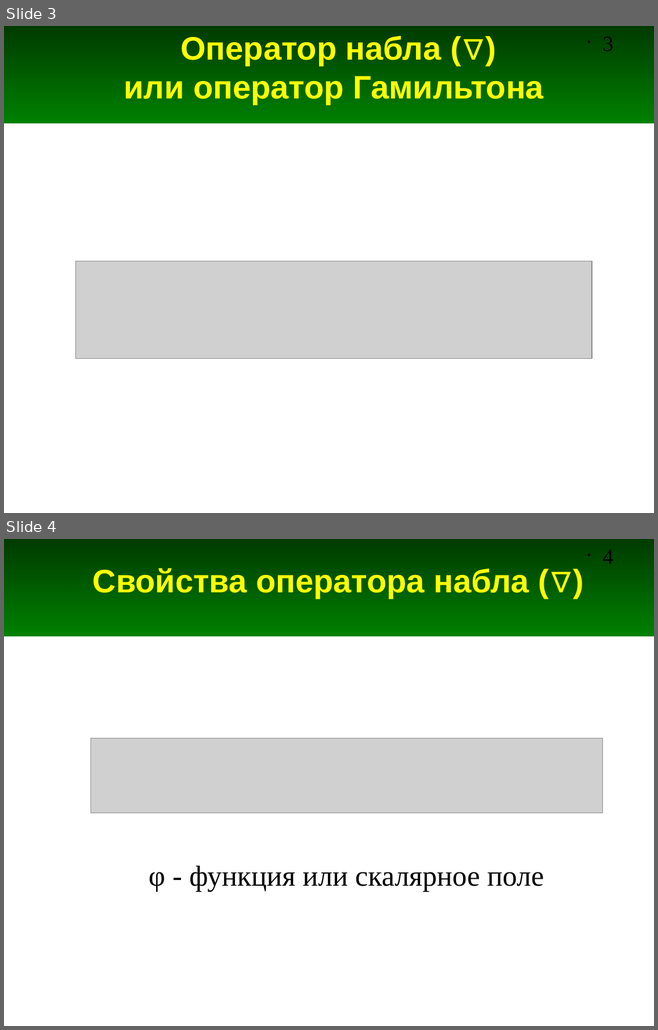
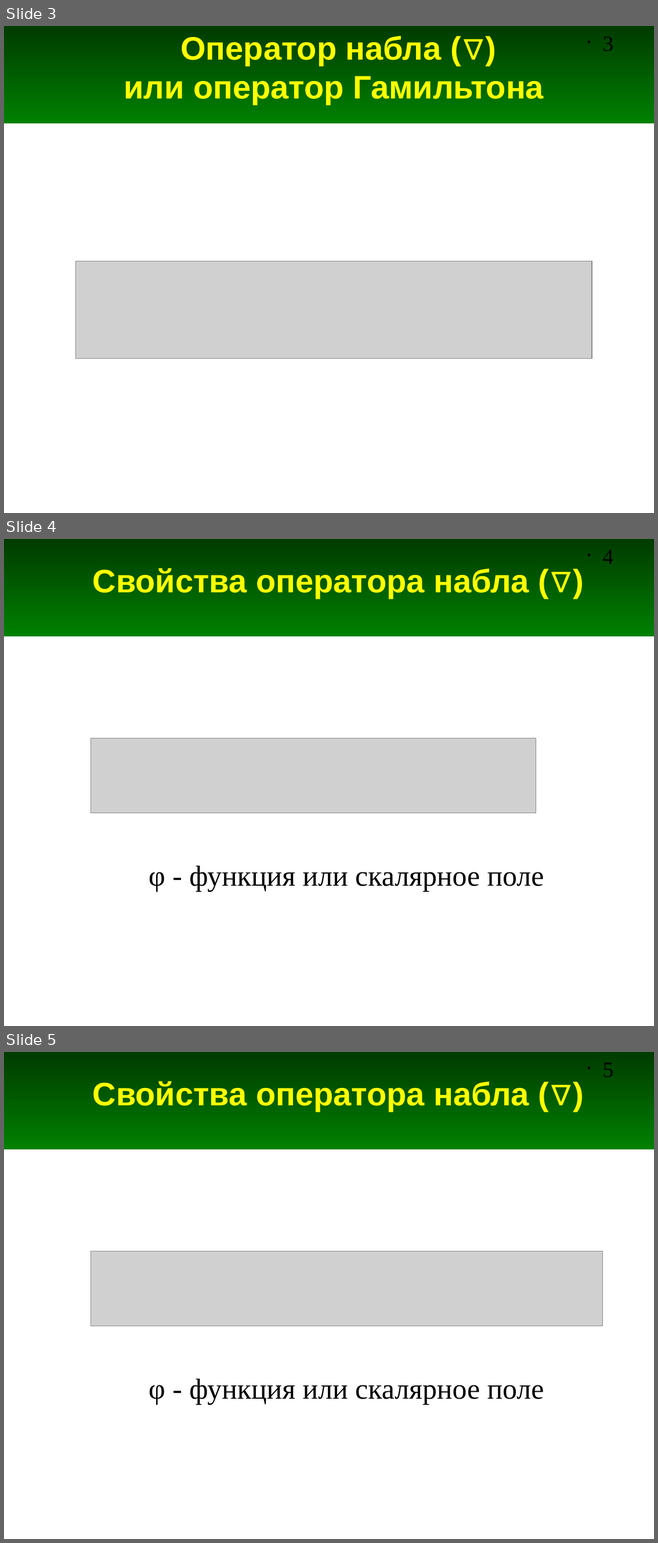
Before and after one commit to andris0147sv/modelling, a slide deck: presentations/2. FDTD.odp. Shown one above the other, each under a label of ours: slides 3 and 4 before the commit, slides 3, 4 and 5 after it. The pictures are 658x1030 and 658x1543 pixels, drawn with LibreOffice and Linux fonts; fonts in the diff are those of the drawing; grey boxes stand for pictures. Boxes give left, top, right and bottom in pixels: in the first picture for what was removed or moved away, otherwise in the second. Text is boxed around its words. In the diff, an @@ line names an element or a change of style, - is before the commit and + after.

```diff
--- a/presentations/2. FDTD.odp
+++ b/presentations/2. FDTD.odp
@@ slide 4 added at box(4, 539, 654, 1026), background #FFFFFF; not listed: 2 template elements that a slide beside it also shows @@
@@ title added at box(93, 568, 529, 598), 36 pt, text #FFFF00, bold @@
+Свойства оператора набла (∇)
@@ picture added at box(91, 739, 536, 813) @@
@@ text added at box(148, 866, 544, 892), 32 pt, text #000000 @@
+φ - функция или скалярное поле
@@ what was slide 4 is now slide 5 @@
@@ page number at box(603, 1063, 614, 1077): text changed @@
-• 4
+• 5
```
Also in this commit, not shown: 4 slides changed, 3 other slides added, 4 other files.
